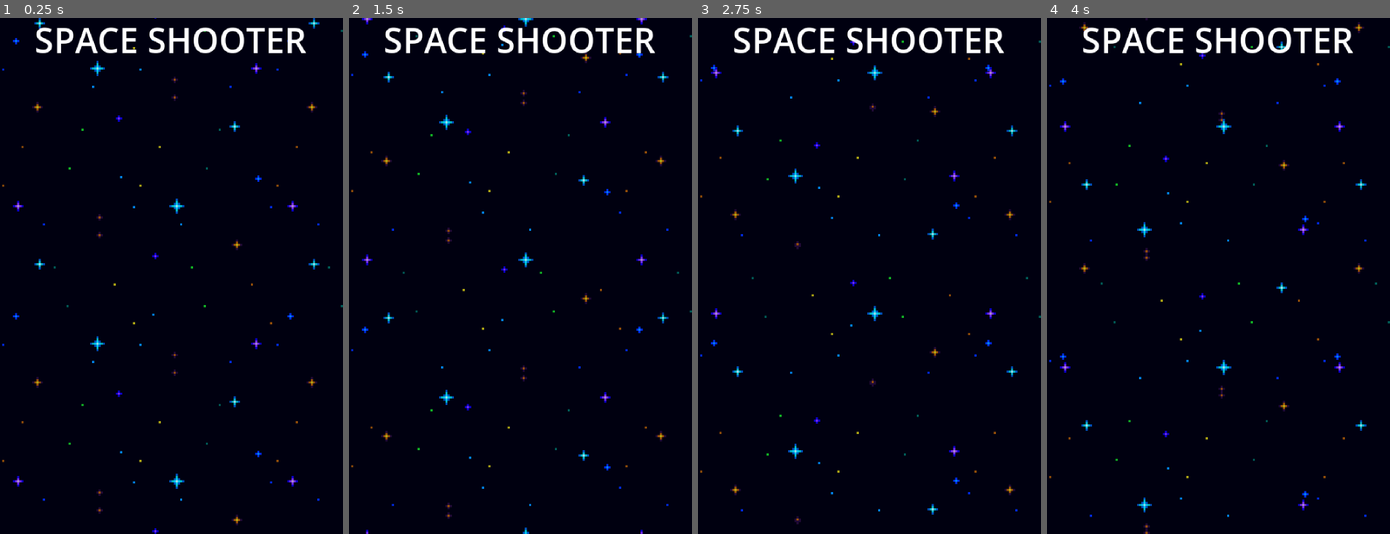
Above: before the commit, frames 1-4 (left to right).
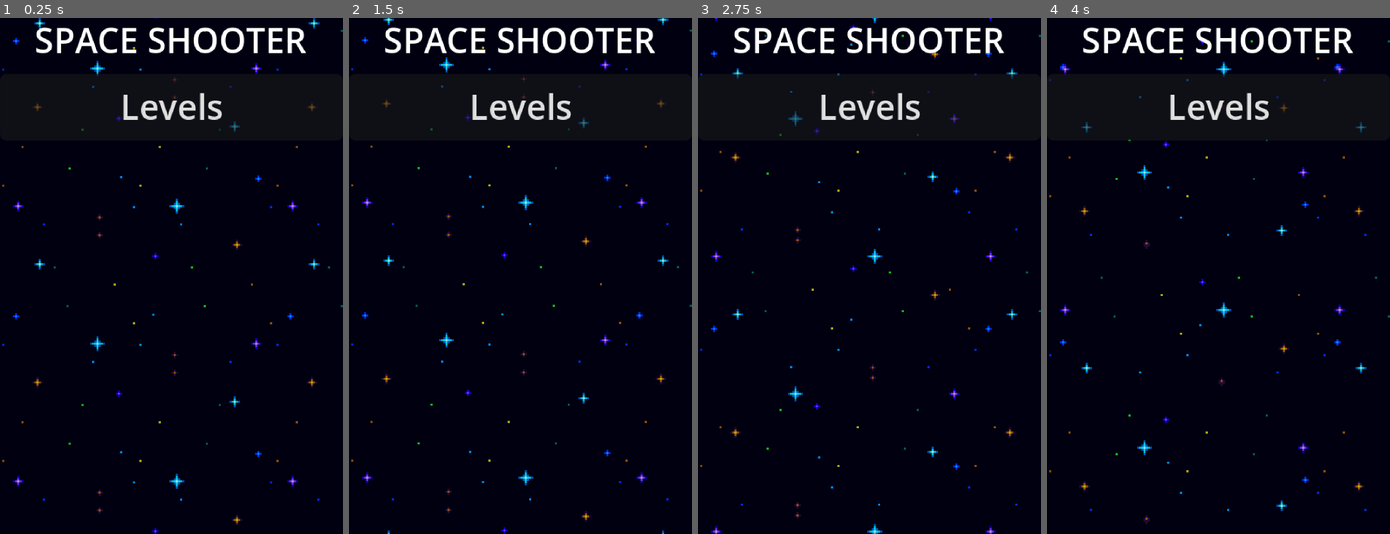
Above: after the commit, the same moments.

Repository: Nicolasult/SpaceShooterPOC
Game: Godot game, scene res://content/ui/main_menu.tscn
Two runs of this game, one before a commit and one after it. Both use one fixed random seed, a clock stepped at 60 frames per second and the inputs below.
Inputs (mouse positions are in pixels of both pictures, inside the frame that each line leads up to):
- Up to frame 1 (0.25 s): no input
- Up to frame 2 (1.5 s): click (520, 105) at 0.5 s, where only the run after the commit has a clickable "Levels"; click (431, 183) at 1.25 s, where only the run after the commit has a clickable "Back"
- Up to frame 3 (2.75 s): hold Right (ui_right) from 2.03 s (still down)
- Up to frame 4 (4 s): release Right (ui_right) at 2.78 s; hold Down (ui_down) 2.78-3.53 s; hold Right (ui_right) from 3.53 s (still down)

The runs differ from the first frame. In frame 1, 0.7% of the frame differs, in the area x 9-92%, y 10-23%; in frame 2, 2.8%, in the area x 0-100%, y 0-100%; in frame 3, 2.8%; in frame 4, 2.8%.
Error before the commit: Invalid access to property or key 'pressed' on a base object of type 'VBoxContainer'. (res://content/ui/main_menu.gd:4)

Commit message:
fix issues with changing levels selection

Diff:
--- a/content/ui/levels_menu.gd
+++ b/content/ui/levels_menu.gd
@@ -6,7 +6,7 @@
 
 func _ready() -> void:
 	_build()
-	$VBox/BtnBack.pressed.connect(func(): get_tree().change_scene_to_file("res://ui/MainMenu.tscn"))
+	$VBox/BtnBack.pressed.connect(func(): get_tree().change_scene_to_file("res://content/ui/main_menu.tscn"))
 
 func _build() -> void:
 	for c in _box.get_children():
--- a/content/ui/levels_menu.tscn
+++ b/content/ui/levels_menu.tscn
@@ -1,6 +1,9 @@
-[gd_scene load_steps=2 format=3 uid="uid://dvg45p27ro6ua"]
+[gd_scene load_steps=5 format=3 uid="uid://dvg45p27ro6ua"]
 
 [ext_resource type="Script" uid="uid://cg0g3yfw17nl7" path="res://content/ui/levels_menu.gd" id="1_0mlj3"]
+[ext_resource type="Script" uid="uid://bx2a55eka3v4o" path="res://content/ui/level_info.gd" id="2_wi266"]
+[ext_resource type="Resource" uid="uid://cxnrgvnukjpv8" path="res://content/ui/LevelAInfo.tres" id="3_tn5i1"]
+[ext_resource type="PackedScene" uid="uid://2g5gt6cvs7mi" path="res://content/effects/space_background.tscn" id="4_tn5i1"]
 
 [node name="LevelsMenu" type="Control"]
 layout_mode = 3
@@ -8,6 +11,9 @@
 offset_right = 40.0
 offset_bottom = 40.0
 script = ExtResource("1_0mlj3")
+levels = Array[ExtResource("2_wi266")]([ExtResource("3_tn5i1")])
+
+[node name="SpaceBackground" parent="." instance=ExtResource("4_tn5i1")]
 
 [node name="VBox" type="VBoxContainer" parent="."]
 layout_mode = 0
@@ -22,3 +28,4 @@
 
 [node name="BtnBack" type="Button" parent="VBox"]
 layout_mode = 2
+text = "Back"
--- a/content/ui/main_menu.gd
+++ b/content/ui/main_menu.gd
@@ -4,4 +4,4 @@
 	$VBox/BtnLevels.pressed.connect(_on_levels)
 
 func _on_levels() -> void:
-	get_tree().change_scene_to_file("res://ui/LevelsMenu.tscn")
+	get_tree().change_scene_to_file("res://content/ui/levels_menu.tscn")
--- a/content/ui/main_menu.tscn
+++ b/content/ui/main_menu.tscn
@@ -29,5 +29,6 @@
 horizontal_alignment = 1
 vertical_alignment = 1
 
-[node name="BtnLevels" type="VBoxContainer" parent="VBox"]
+[node name="BtnLevels" type="Button" parent="VBox"]
 layout_mode = 2
+text = "Levels"
